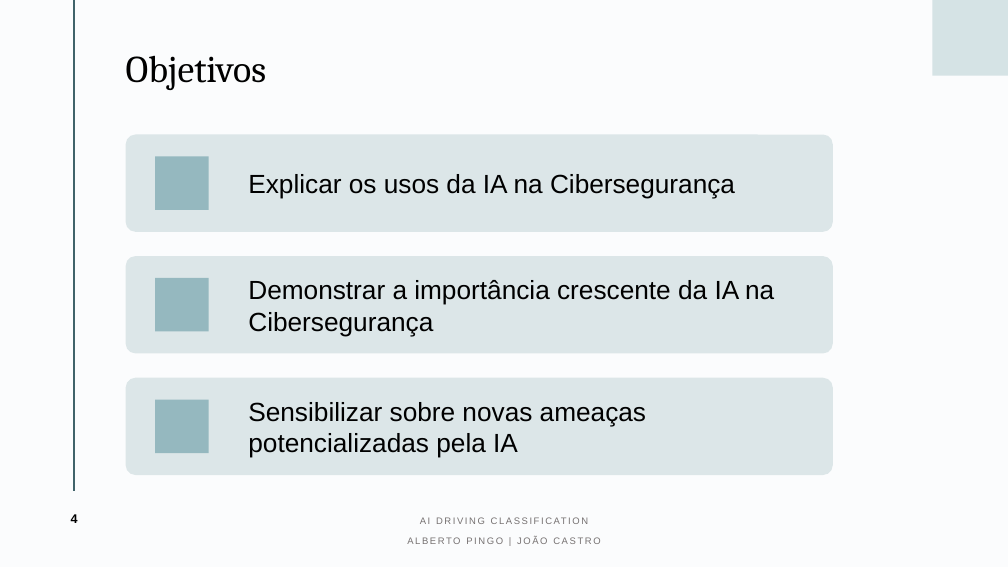
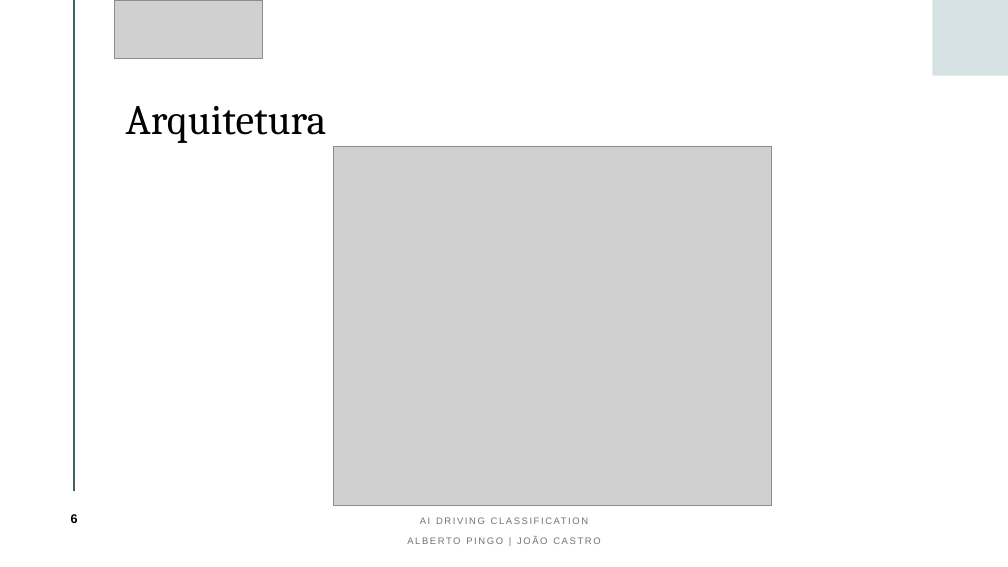
Before and after one commit to albertopingo/AI-driving-classification_FinalProject_CEng, a slide deck: slide 6 of ProjInf_AI_Driving_Classification.pptx (slide 4 before the commit). Drawn at 1008x567 pixels with LibreOffice and Linux fonts; fonts in the diff are those of the drawing; grey boxes stand for pictures. Boxes give left, top, right and bottom in pixels: in the first picture for what was removed or moved away, otherwise in the second. Text is boxed around its words. In the diff, an @@ line names an element or a change of style, - is before the commit and + after.

Commit message:
Update

```diff
--- a/ProjInf_AI_Driving_Classification.pptx
+++ b/ProjInf_AI_Driving_Classification.pptx
@@ background #EAF1F2 at 15% opacity to #FFFFFF @@
@@ picture added at (114,0,262,58) @@
@@ title removed at (126,55,266,90) @@
-Objetivos
@@ text added at (126,106,327,143), 40 pt, text #000000 @@
+Arquitetura
@@ picture added at (334,146,772,505) @@
@@ group removed at (126,135,833,476): 3 rounded rectangles, 3 rectangles, 3 texts @@
-Explicar os usos da IA na Cibersegurança
-Demonstrar a importância crescente da IA na Cibersegurança
-Sensibilizar sobre novas ameaças potencializadas pela IA
@@ page number at (71,514,78,523): text changed @@
-4
+6
```
Also in this commit, not shown: 2 other slides changed, 8 slides added, 1 slide removed.
